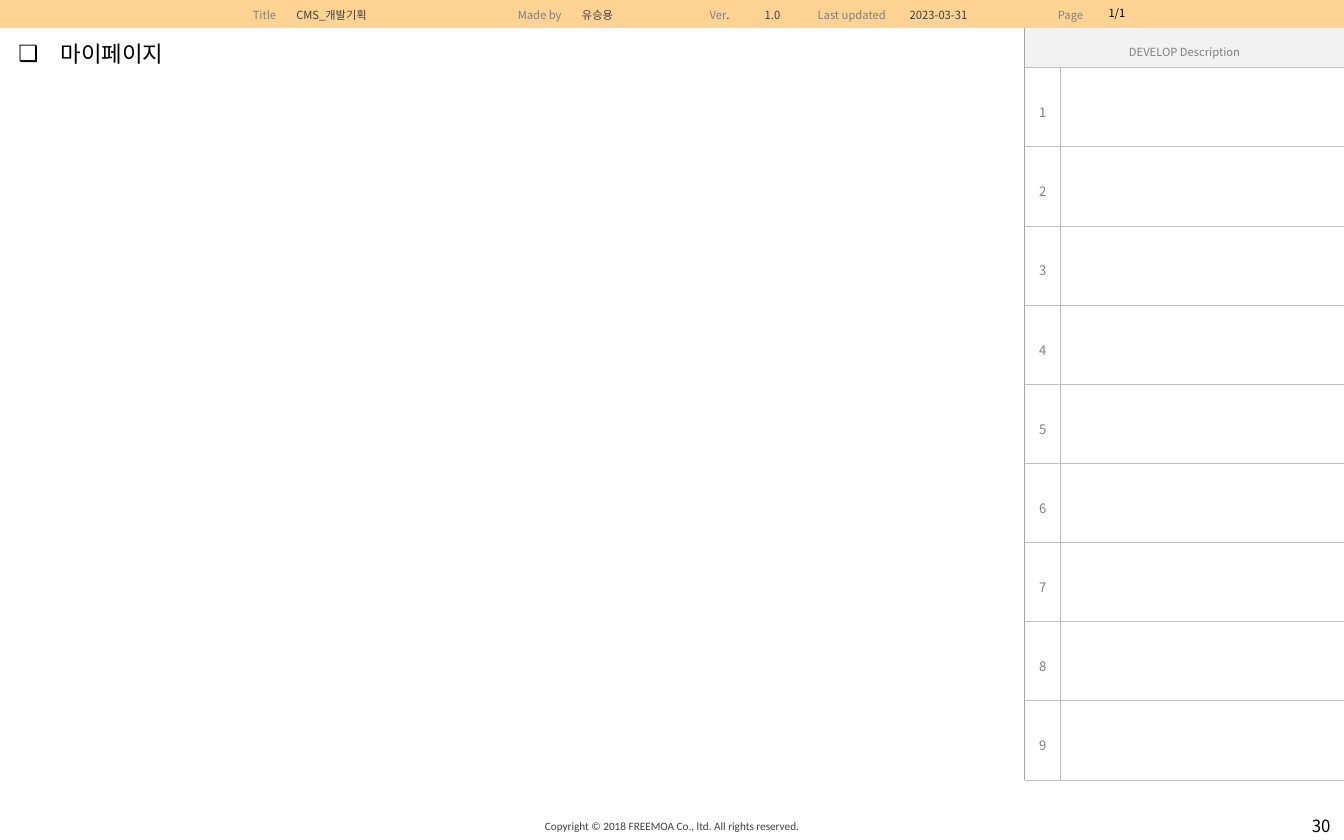
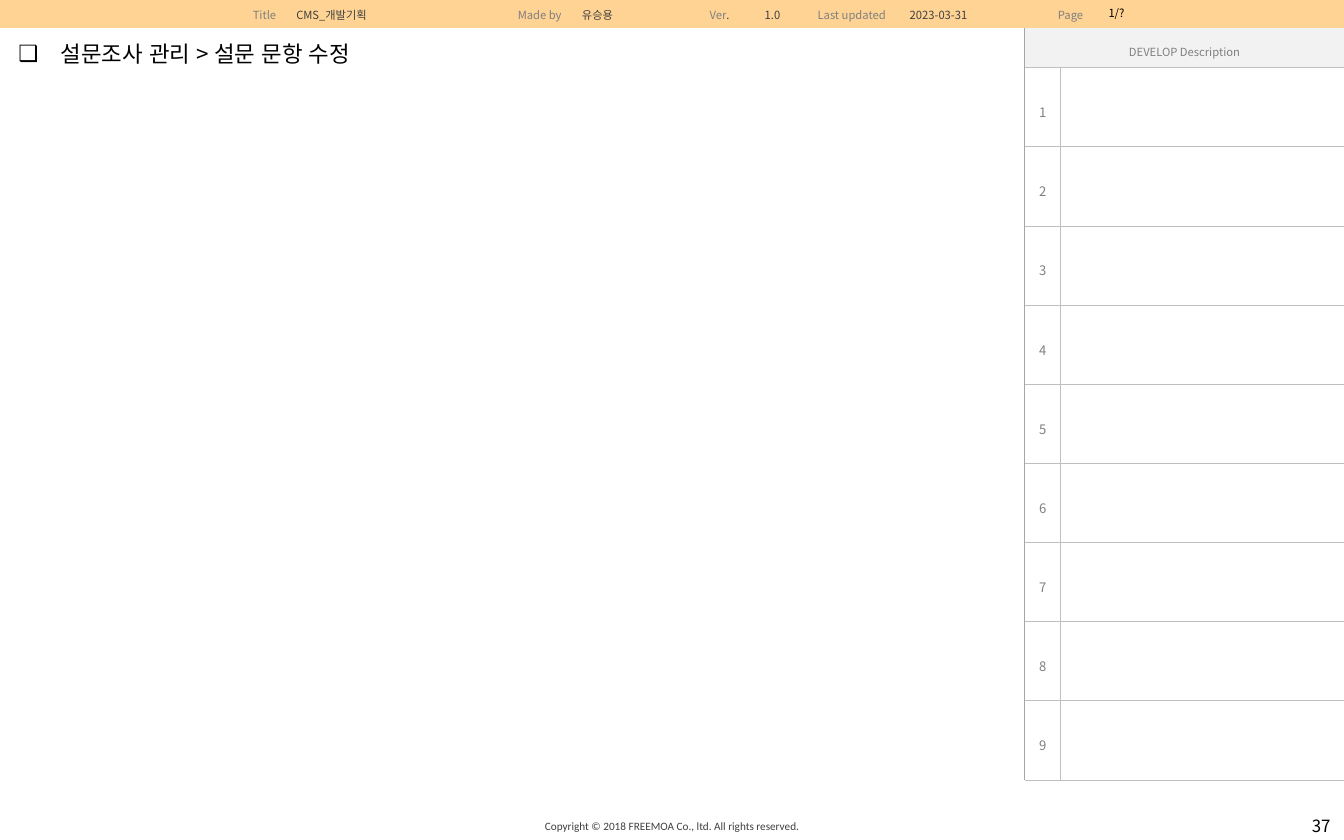
Before and after one commit to Sioria-YU/sioscms, a slide deck: slide 37 of doc/CMS_관리자_화면설계서.pptx (slide 30 before the commit). Drawn at 1344x840 pixels with LibreOffice and Linux fonts; fonts in the diff are those of the drawing. Boxes give left, top, right and bottom in pixels: in the first picture for what was removed or moved away, otherwise in the second. Text is boxed around its words. In the diff, an @@ line names an element or a change of style, - is before the commit and + after.

Commit message:
1.관리자 화면설계 > 내 정보 수정, 설문조사 상세까지 중간반영

```diff
--- a/doc/CMS_관리자_화면설계서.pptx
+++ b/doc/CMS_관리자_화면설계서.pptx
@@ text at [1109,8,1125,19]: text changed @@
-1/1
+1/?
@@ text at [60,43,350,64]: text changed @@
-❑ 마이페이지
+❑ 설문조사 관리 > 설문 문항 수정
@@ page number at [1312,819,1331,833]: text changed @@
-30
+37
```
Also in this commit, not shown: 7 other slides changed, 5 slides added.
